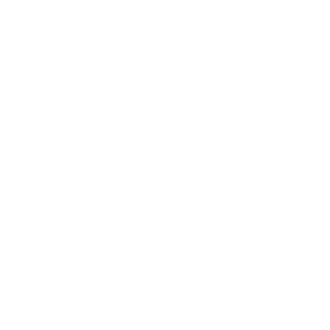
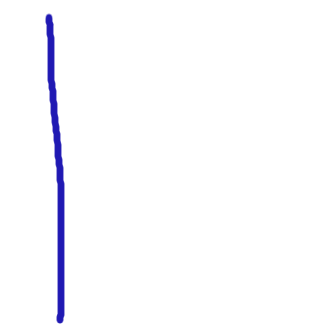
Revision of a layered 330x330 image; what changed, layer by layer:
added layer "pen_win_side_line" above "crayon_win_side_line" over (45, 13, 65, 324)
hid "crayon_win_side_line" over (45, 13, 60, 324)
